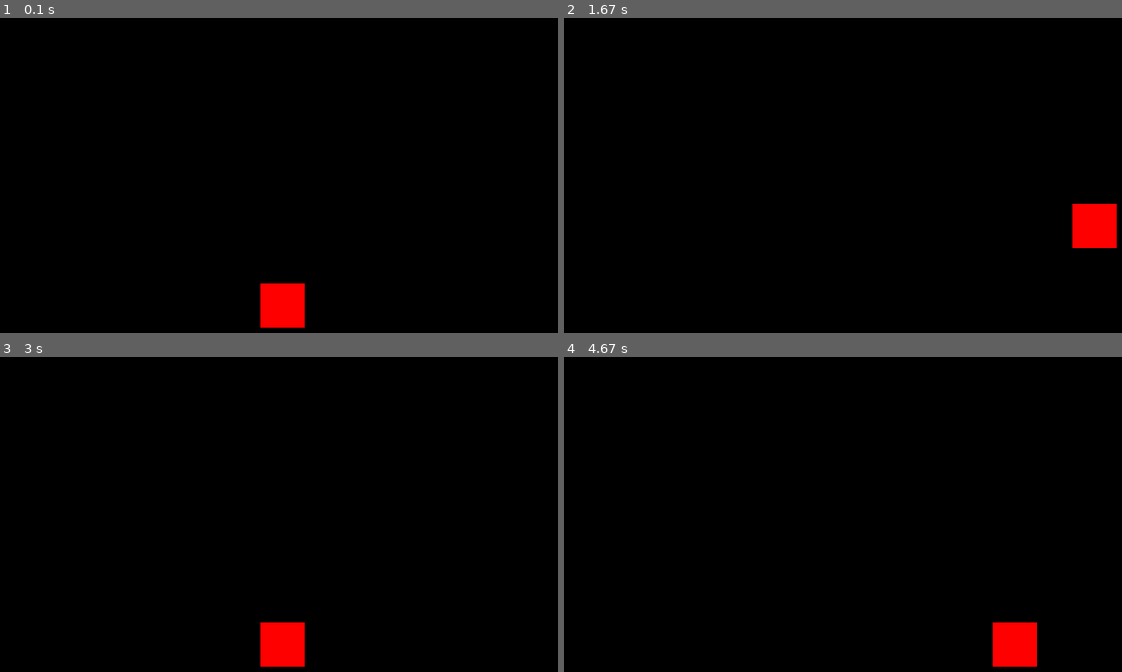
Above: before the commit, frames 1-4 (two rows, left to right).
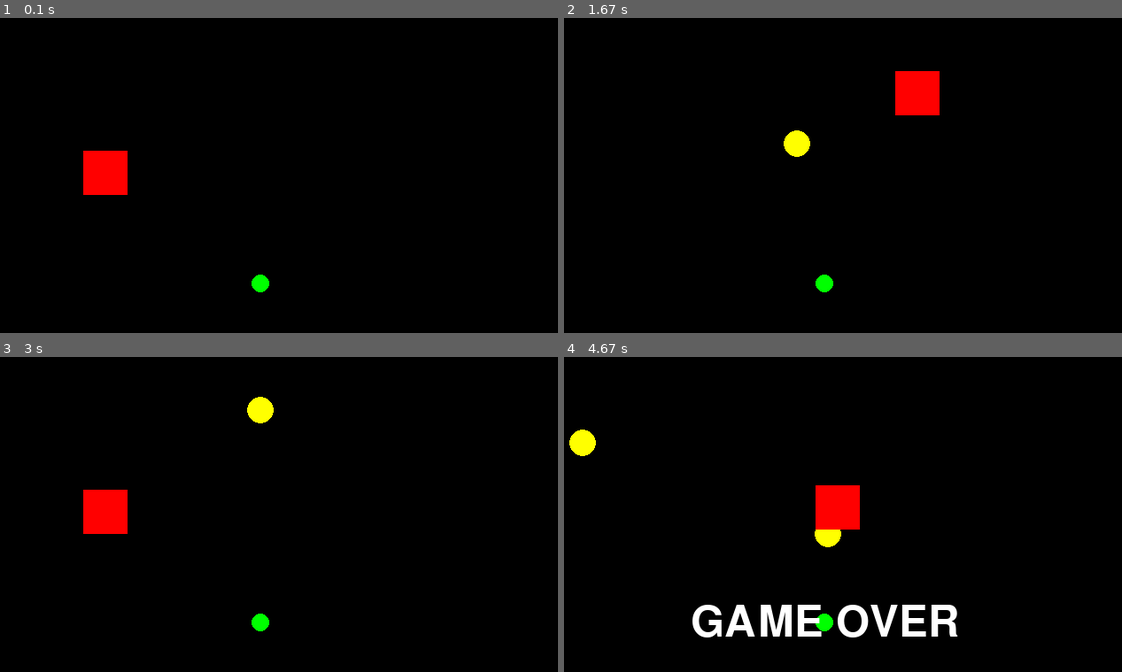
Above: after the commit, the same moments.

Repository: ThatDott/The-Last-Bluebook
Game: pygame game, started from pygame_template.py
Same seed, same stepped clock (60 frames per second), same inputs: the game is played once before the commit and once after it.
Inputs:
- Up to frame 1 (0.1 s): no input
- Up to frame 2 (1.67 s): hold Right 0.33-0.8 s; hold Up 0.83-1.13 s; hold Right 1.17-1.63 s
- Up to frame 3 (3 s): hold Left 1.67-2.2 s; hold Down 2.23-2.53 s; hold Left 2.57-2.97 s
- Up to frame 4 (4.67 s): hold Up 3-3.37 s; hold Right 3.4-4.03 s; hold Down 4.07-4.43 s

The runs differ from the first frame. In frame 1, 2.3% of the frame differs, in the area x 14-55%, y 42-99%; in frame 2, 2.7%; in frame 3, 2.6%; in frame 4, 5.3%, in the area x 0-85%, y 23-99%.

Commit message:
feat: Added projectile generator and player collision

Diff:
--- a/pygame_template.py
+++ b/pygame_template.py
@@ -1,5 +1,8 @@
 import pygame
 import sys
+import math
+import random
+import time
 
 # Initialize Pygame
 pygame.init()
@@ -8,6 +11,8 @@
 SCREEN_WIDTH = 800
 SCREEN_HEIGHT = 600
 FPS = 60
+CENTER_X = SCREEN_WIDTH // 2
+CENTER_Y = SCREEN_HEIGHT // 2
 
 # Colors
 BLACK = (0, 0, 0)
@@ -15,22 +20,73 @@
 RED = (255, 0, 0)
 GREEN = (0, 255, 0)
 BLUE = (0, 0, 255)
+YELLOW = (255, 255, 0)
 
 # Create the game window
 screen = pygame.display.set_mode((SCREEN_WIDTH, SCREEN_HEIGHT))
-pygame.display.set_caption("Pygame Template")
+pygame.display.set_caption("Projectile Dodge Game")
 clock = pygame.time.Clock()
 
 # Game variables
-player_pos = [SCREEN_WIDTH // 2, SCREEN_HEIGHT // 2]
+player_pos = [SCREEN_WIDTH // 4, SCREEN_HEIGHT // 4]  # Start player away from center
 player_size = 50
 player_speed = 5
+game_over = False
+
+# Projectile variables
+projectiles = []
+projectile_size = 15
+projectile_speed = 4
+last_projectile_time = time.time()
+projectile_interval = 1.0  # 1 projectile per second
+
+class Projectile:
+    def __init__(self, target_x, target_y):
+        self.x = CENTER_X
+        self.y = CENTER_Y
+
+        # Calculate direction vector toward player
+        dx = target_x - self.x
+        dy = target_y - self.y
+        distance = max(1, math.sqrt(dx*dx + dy*dy))  # Avoid division by zero
+
+        # Normalize the direction vector
+        self.dx = (dx / distance) * projectile_speed
+        self.dy = (dy / distance) * projectile_speed
+
+    def update(self):
+        self.x += self.dx
+        self.y += self.dy
+
+        # Check if projectile is out of bounds
+        if (self.x < -projectile_size or self.x > SCREEN_WIDTH + projectile_size or
+            self.y < -projectile_size or self.y > SCREEN_HEIGHT + projectile_size):
+            return False  # Remove this projectile
+        return True
+
+    def draw(self):
+        pygame.draw.circle(screen, YELLOW, (int(self.x), int(self.y)), projectile_size)
+
+    def check_collision(self, player_x, player_y, player_size):
+        # Simple collision detection using distance between centers
+        dx = self.x - (player_x + player_size/2)
+        dy = self.y - (player_y + player_size/2)
+        distance = math.sqrt(dx*dx + dy*dy)
+
+        # If the distance is less than the sum of radii, collision occurred
+        # Using player_size/2 as an approximation for player's radius
+        return distance < (projectile_size + player_size/2)
 
 def handle_events():
     """Handle user input events"""
+    global player_pos
+
     for event in pygame.event.get():
         if event.type == pygame.QUIT:
             return False
+
+    if game_over:
+        return True
 
     # Handle continuous key presses
     keys = pygame.key.get_pressed()
@@ -51,15 +107,53 @@
 
 def update():
     """Update game state"""
-    pass
+    global projectiles, last_projectile_time, game_over
+
+    if game_over:
+        return
+
+    # Generate new projectile every second
+    current_time = time.time()
+    if current_time - last_projectile_time >= projectile_interval:
+        # Create a new projectile aimed at the player's current position
+        new_projectile = Projectile(player_pos[0] + player_size/2, player_pos[1] + player_size/2)
+        projectiles.append(new_projectile)
+        last_projectile_time = current_time
+
+    # Update projectiles and check for collisions
+    i = 0
+    while i < len(projectiles):
+        if projectiles[i].update():
+            # Check for collision with player
+            if projectiles[i].check_collision(player_pos[0], player_pos[1], player_size):
+                game_over = True
+                print("Game Over! You were hit by a projectile.")
+            i += 1
+        else:
+            # Remove projectile if it's out of bounds
+            projectiles.pop(i)
 
 def draw():
     """Draw everything to the screen"""
     # Clear the screen
     screen.fill(BLACK)
 
+    # Draw center point (source of projectiles)
+    pygame.draw.circle(screen, GREEN, (CENTER_X, CENTER_Y), 10)
+
+    # Draw projectiles
+    for projectile in projectiles:
+        projectile.draw()
+
     # Draw player (a simple rectangle)
     pygame.draw.rect(screen, RED, (player_pos[0], player_pos[1], player_size, player_size))
+
+    # Draw game over message
+    if game_over:
+        font = pygame.font.SysFont(None, 72)
+        text = font.render("GAME OVER", True, WHITE)
+        text_rect = text.get_rect(center=(SCREEN_WIDTH/2, SCREEN_HEIGHT/2))
+        screen.blit(text, text_rect)
 
     # Update the display
     pygame.display.flip()
